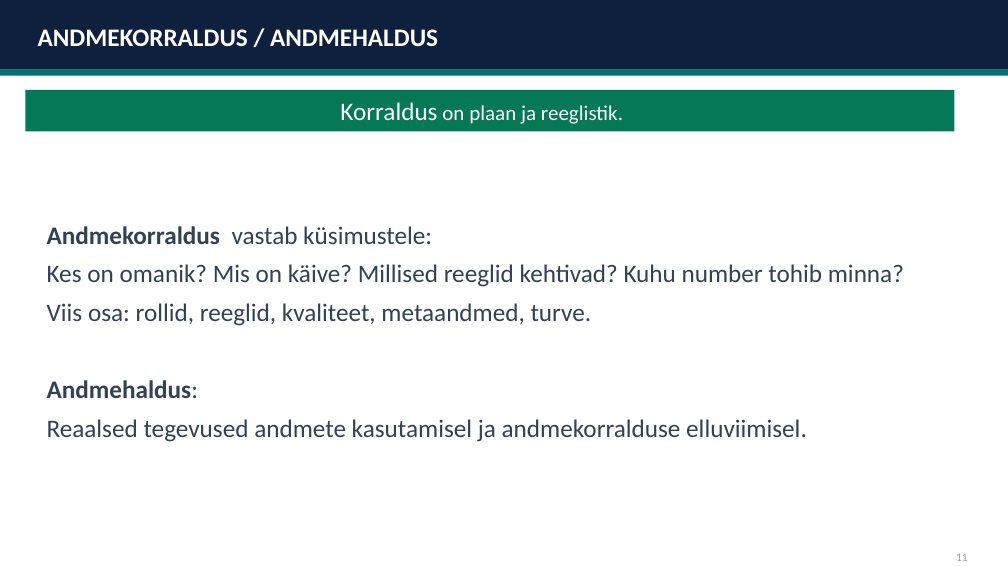
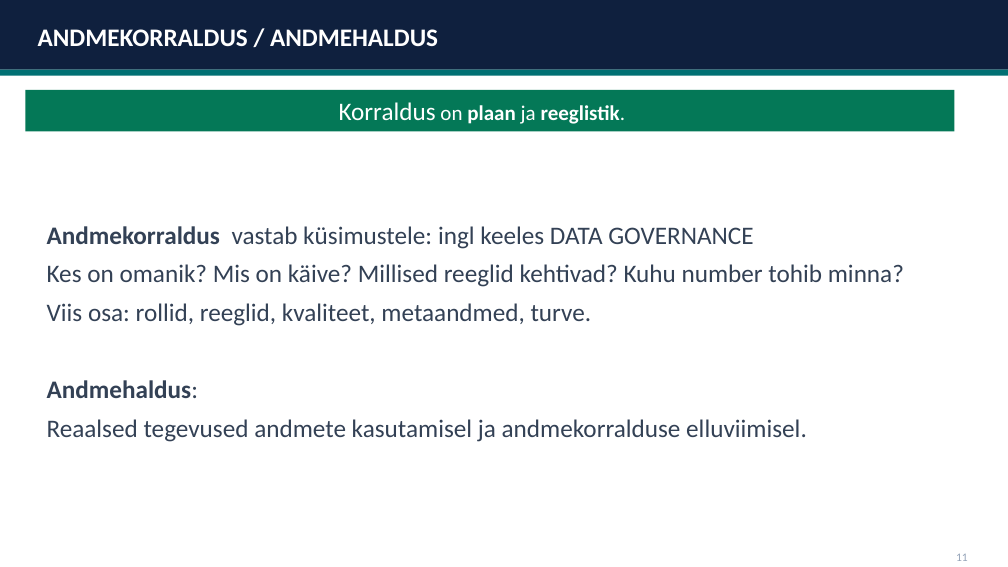
Before and after one commit to emilieabel/andmetarkus, a slide deck: slide 2 of Materjalid/Day10 Andmekaitse/10-paev-andmetarkus-esitlus.pptx. Drawn at 1008x567 pixels with LibreOffice and Linux fonts; fonts in the diff are those of the drawing. Boxes give left, top, right and bottom in pixels: in the first picture for what was removed or moved away, otherwise in the second. Text is boxed around its words. In the diff, an @@ line names an element or a change of style, - is before the commit and + after.

```diff
--- a/Materjalid/Day10 Andmekaitse/10-paev-andmetarkus-esitlus.pptx
+++ b/Materjalid/Day10 Andmekaitse/10-paev-andmetarkus-esitlus.pptx
@@ text "Korraldus on plaan ja reeglistik." at [339,102,626,124]: bold on in "plaan reeglistik." @@
@@ text at [47,226,753,249]: text changed @@
-Andmekorraldus vastab küsimustele:
+Andmekorraldus vastab küsimustele: ingl keeles DATA GOVERNANCE
```
Also in this commit, not shown: 12 other slides changed, 1 slide added, 1 slide removed, 1 other file.
